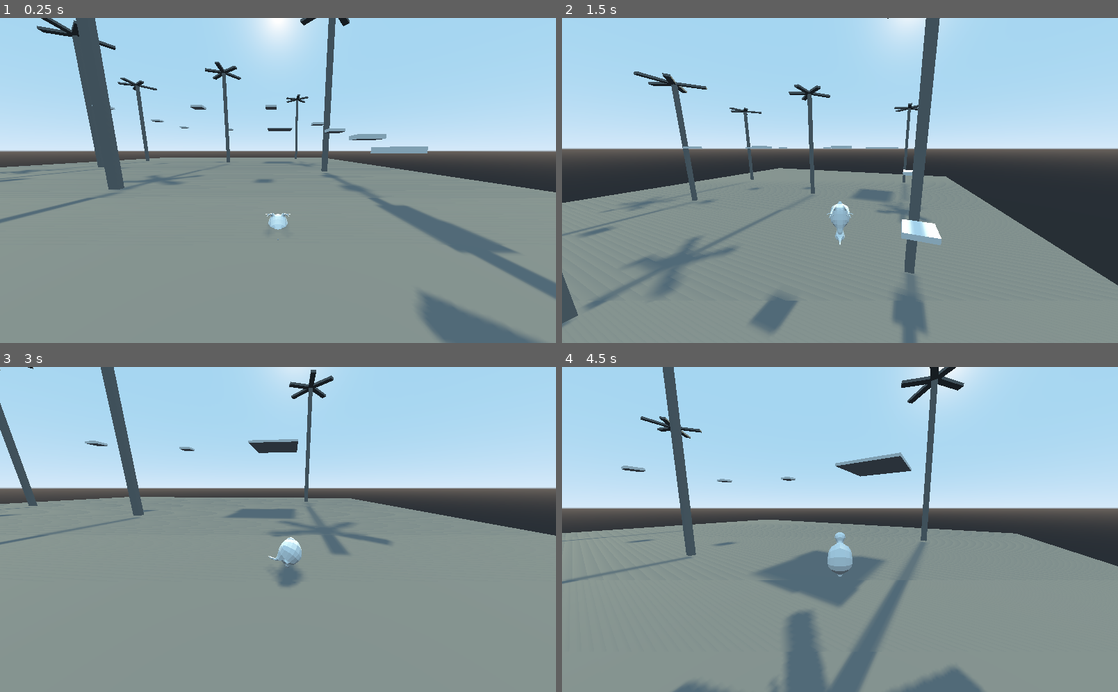
Above: before the commit, frames 1-4 (two rows, left to right).
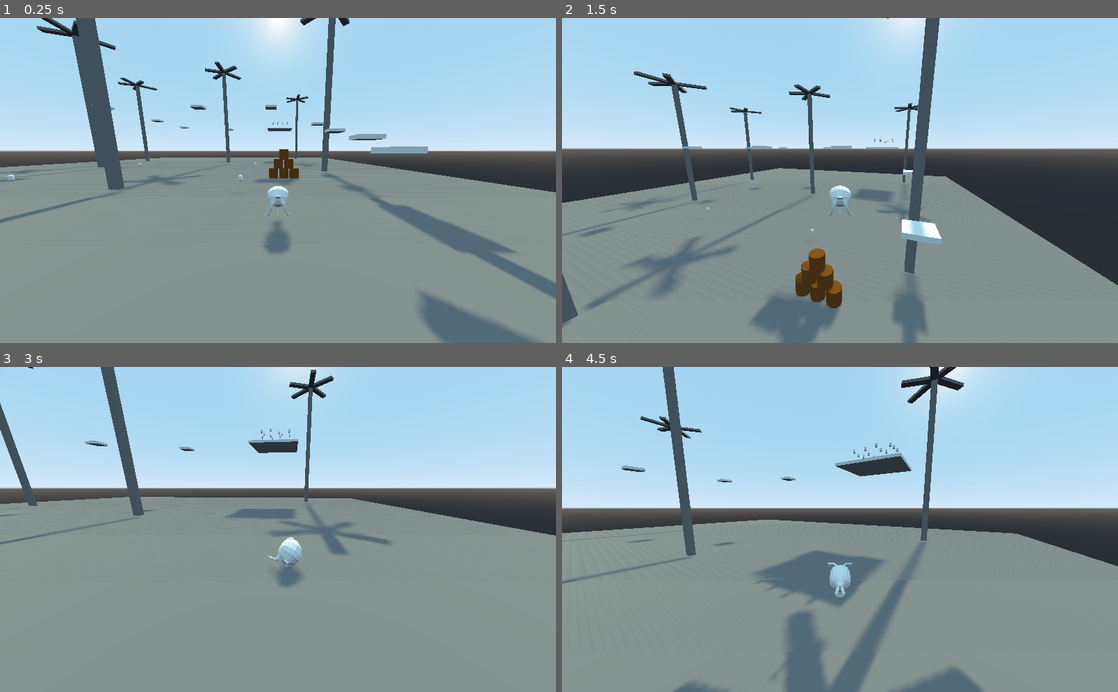
Above: after the commit, the same moments.

Repository: BrickShack-Studios/Kawaii-Kiwi
Game: Godot game, scene res://Levels/Test/Test.tscn
The game is run twice, just before and just after one commit, with the same random seed, the same clock (stepped at 60 frames per second) and the same inputs.
Inputs (mouse positions are in pixels of both pictures, inside the frame that each line leads up to):
- Up to frame 1 (0.25 s): no input
- Up to frame 2 (1.5 s): move the mouse to (867, 180) at 0.52 s; hold Shift (run) 0.53-1.28 s; hold W (moveForwards) from 0.53 s (still down); tap Space (jump) at 0.77, 0.8, 1.07, 1.35 s; move the mouse to (812, 180) at 1.27 s
- Up to frame 3 (3 s): keep holding W (moveForwards); tap Space (jump) at 1.52, 1.82, 2.3 s; tap Shift (run) at 1.55, 2.85 s; move the mouse to (289, 523) at 2.02 s; hold Shift (run) 2.03-2.78 s; move the mouse to (272, 536) at 2.77 s
- Up to frame 4 (4.5 s): keep holding W (moveForwards); tap Space (jump) at 3.02, 3.32, 3.6, 3.77, 4.07 s; move the mouse to (878, 532) at 3.52 s; move the mouse to (795, 526) at 4.27 s; tap Shift (run) at 4.35 s

The runs differ from the first frame. In frame 1, 1.0% of the frame differs, in the area x 1-54%, y 31-73%; in frame 2, 2.4%, in the area x 26-60%, y 36-100%; in frame 3, less than 0.1%; in frame 4, 0.7%.

Commit message:
Floaties/Barrels
Also repaired commit history by squashing @Saesegral's six commits into one. Player resources are still a mess until animation importing is solved.

Diff:
--- /dev/null
+++ b/game/Entities/Barrel/Barrel.gd
@@ -0,0 +1,10 @@
+extends RigidBody
+
+const ZERO := Vector3()
+
+func _integrate_forces(state : PhysicsDirectBodyState) -> void:
+	if (state.angular_velocity.length() < 5):
+		state.angular_velocity = lerp(state.angular_velocity, ZERO, 0.1)
+	if (state.angular_velocity.length() < 0.1):
+		state.angular_velocity = ZERO
+	return
--- /dev/null
+++ b/game/Entities/Barrel/Barrel.tscn
@@ -0,0 +1,25 @@
+[gd_scene load_steps=5 format=2]
+
+[ext_resource path="res://Entities/Barrel/Barrel.gd" type="Script" id=1]
+
+[sub_resource type="CylinderMesh" id=1]
+radial_segments = 10
+
+[sub_resource type="SpatialMaterial" id=2]
+albedo_color = Color( 0.529412, 0.27451, 0, 1 )
+
+[sub_resource type="CylinderShape" id=3]
+
+[node name="Barrel" type="RigidBody"]
+mass = 50.0
+gravity_scale = 5.0
+linear_damp = 0.2
+angular_damp = 0.2
+script = ExtResource( 1 )
+
+[node name="MeshInstance" type="MeshInstance" parent="."]
+mesh = SubResource( 1 )
+material/0 = SubResource( 2 )
+
+[node name="CollisionShape" type="CollisionShape" parent="."]
+shape = SubResource( 3 )
--- /dev/null
+++ b/game/Entities/Floaty/Floaty.gd
@@ -0,0 +1,16 @@
+extends KinematicBody
+
+export (float) var bobbiness : float
+export (float) var drift     : float
+
+var t  := rand_range(0, 2*PI)
+var dt := 0.02
+
+func _physics_process(delta : float) -> void:
+	translation.y += sin(t) * bobbiness
+	rotation.y += drift - (0 if rotation.y < 2 * PI else 2 * PI)
+
+	t += dt
+	if (t > 2*PI): t -= 2*PI
+
+	return
--- /dev/null
+++ b/game/Entities/Floaty/Floaty.tscn
@@ -0,0 +1,28 @@
+[gd_scene load_steps=4 format=2]
+
+[ext_resource path="res://Entities/Floaty/Floaty.gd" type="Script" id=1]
+
+[sub_resource type="CapsuleMesh" id=1]
+radius = 0.3
+mid_height = 0.4
+radial_segments = 5
+rings = 3
+
+[sub_resource type="CapsuleShape" id=2]
+radius = 0.272431
+height = 0.460446
+
+[node name="Floaty" type="KinematicBody"]
+transform = Transform( 1, 0, 0, 0, 1, 0, 0, 0, 1, 0, 0, 0 )
+script = ExtResource( 1 )
+bobbiness = 0.01
+drift = 0.05
+
+[node name="MeshInstance" type="MeshInstance" parent="."]
+transform = Transform( 1, 0, 0, 0, -4.37114e-08, 1, 0, -1, -4.37114e-08, 0, 0, 0 )
+mesh = SubResource( 1 )
+material/0 = null
+
+[node name="CollisionShape" type="CollisionShape" parent="."]
+transform = Transform( 1, 0, 0, 0, 0, 1, 0, -1, 0, 0, 0, 0 )
+shape = SubResource( 2 )
--- a/game/Entities/Player/Player.gd
+++ b/game/Entities/Player/Player.gd
@@ -49,11 +49,9 @@
 	moveVec = moveVec.rotated(Y_AXIS, rotation.y)
 
 	var runMod := 1.0
+
 	if (Input.is_action_pressed("run")):
 		runMod += speedPercent
-		playAnimation("run")
-	elif (velocity.length() > 0.11): playAnimation("walk")
-	elif (velocity.length() < 0.11): playAnimation("idle")
 
 	moveVec *= moveSpeed * runMod
 	moveVec.y = yVelocity
@@ -64,6 +62,9 @@
 	var onFloor    : bool = is_on_floor()
 
 	if (not onFloor): playAnimation("falling")
+	elif (velocity.length() > 0.11 and runMod > 1): playAnimation("run")
+	elif (velocity.length() > 0.11): playAnimation("walk")
+	elif (velocity.length() < 0.11): playAnimation("idle")
 
 	yVelocity -= gravity
 
@@ -97,6 +98,8 @@
 		animPlayback.travel(a)
 	else:
 		if (animPlayback.get_current_node() != a):
+			if (animPlayback.get_current_node() == "falling" and a != "jump"):
+					$Sounds/Landing.play()
 			animPlayback.travel(a)
 
 	return
--- a/game/Entities/Player/Player.tscn
+++ b/game/Entities/Player/Player.tscn
@@ -1,7 +1,11 @@
-[gd_scene load_steps=30 format=2]
+[gd_scene load_steps=38 format=2]
 
 [ext_resource path="res://Entities/Player/Player.gd" type="Script" id=1]
 [ext_resource path="res://Entities/Player/kawaiikiwiNOIKRIG.glb" type="PackedScene" id=2]
+[ext_resource path="res://Entities/Player/jumping_1.ogg" type="AudioStream" id=3]
+[ext_resource path="res://Entities/Player/footstep_1.ogg" type="AudioStream" id=4]
+[ext_resource path="res://Entities/Player/footstep_2.ogg" type="AudioStream" id=5]
+[ext_resource path="res://Entities/Player/landing_2.ogg" type="AudioStream" id=6]
 
 [sub_resource type="CapsuleShape" id=1]
 radius = 1.44113
@@ -16,6 +20,7 @@
 
 [sub_resource type="Animation" id=10]
 resource_name = "falling"
+length = 2.0
 loop = true
 step = 0.25
 tracks/0/type = "value"
@@ -25,7 +30,7 @@
 tracks/0/imported = false
 tracks/0/enabled = true
 tracks/0/keys = {
-"times": PoolRealArray( 0, 0.5, 1 ),
+"times": PoolRealArray( 0, 1, 2 ),
 "transitions": PoolRealArray( 1, 1, 1 ),
 "update": 0,
 "values": [ Vector3( 0, 180, 0 ), Vector3( 180, 180, 0 ), Vector3( 359.9, 180, 0 ) ]
@@ -64,6 +69,20 @@
 "update": 0,
 "values": [ Vector3( 0, 180, 0 ), Vector3( 180, 180, 0 ), Vector3( 359.9, 180, 0 ) ]
 }
+tracks/1/type = "audio"
+tracks/1/path = NodePath("Sounds/Jump")
+tracks/1/interp = 1
+tracks/1/loop_wrap = true
+tracks/1/imported = false
+tracks/1/enabled = true
+tracks/1/keys = {
+"clips": [ {
+"end_offset": 1.64612,
+"start_offset": 0.0,
+"stream": ExtResource( 3 )
+} ],
+"times": PoolRealArray( 0 )
+}
 
 [sub_resource type="Animation" id=12]
 resource_name = "run"
@@ -82,6 +101,24 @@
 "update": 0,
 "values": [ Vector3( 0, 180, 45 ), Vector3( 0, 180, -45 ), Vector3( 0, 180, 45 ) ]
 }
+tracks/1/type = "audio"
+tracks/1/path = NodePath("Sounds/Footsteps")
+tracks/1/interp = 1
+tracks/1/loop_wrap = true
+tracks/1/imported = false
+tracks/1/enabled = true
+tracks/1/keys = {
+"clips": [ {
+"end_offset": 1.67623,
+"start_offset": 0.0,
+"stream": ExtResource( 4 )
+}, {
+"end_offset": 1.70133,
+"start_offset": 0.0,
+"stream": ExtResource( 5 )
+} ],
+"times": PoolRealArray( 0, 0.25 )
+}
 
 [sub_resource type="Animation" id=9]
 resource_name = "walk"
@@ -97,6 +134,24 @@
 "transitions": PoolRealArray( 1, 1, 1 ),
 "update": 0,
 "values": [ Vector3( 0, 180, 45 ), Vector3( 0, 180, -45 ), Vector3( 0, 180, 45 ) ]
+}
+tracks/1/type = "audio"
+tracks/1/path = NodePath("Sounds/Footsteps")
+tracks/1/interp = 1
+tracks/1/loop_wrap = true
+tracks/1/imported = false
+tracks/1/enabled = true
+tracks/1/keys = {
+"clips": [ {
+"end_offset": 1.68125,
+"start_offset": 0.0,
+"stream": ExtResource( 4 )
+}, {
+"end_offset": 1.64612,
+"start_offset": 0.0,
+"stream": ExtResource( 4 )
+} ],
+"times": PoolRealArray( 0, 0.5 )
 }
 
 [sub_resource type="AnimationNodeAnimation" id=13]
@@ -140,20 +195,28 @@
 
 [sub_resource type="AnimationNodeStateMachineTransition" id=28]
 
+[sub_resource type="AnimationNodeStateMachineTransition" id=29]
+
+[sub_resource type="AnimationNodeStateMachineTransition" id=30]
+
+[sub_resource type="AnimationNodeStateMachineTransition" id=31]
+
+[sub_resource type="AnimationNodeStateMachineTransition" id=32]
+
 [sub_resource type="AnimationNodeStateMachine" id=6]
 states/falling/node = SubResource( 13 )
-states/falling/position = Vector2( 551, 50 )
+states/falling/position = Vector2( 698, 50 )
 states/idle/node = SubResource( 8 )
 states/idle/position = Vector2( 373, 50 )
 states/jump/node = SubResource( 14 )
-states/jump/position = Vector2( 551, 157 )
+states/jump/position = Vector2( 698, 243 )
 states/run/node = SubResource( 15 )
 states/run/position = Vector2( 373, 243 )
 states/walk/node = SubResource( 16 )
-states/walk/position = Vector2( 373, 157 )
-transitions = [ "idle", "walk", SubResource( 17 ), "walk", " …(340 unchanged characters)…  ), "falling", "idle", SubResource( 28 ) ]
+states/walk/position = Vector2( 373, 148 )
+transitions = [ "idle", "walk", SubResource( 17 ), "walk", " …(340 unchanged characters)…  ), "falling", "idle", SubResource( 28 ), "falling", "walk", SubResource( 29 ), "falling", "run", SubResource( 30 ), "walk", "falling", SubResource( 31 ), "run", "falling", SubResource( 32 ) ]
 start_node = "idle"
-graph_offset = Vector2( 81, 3 )
+graph_offset = Vector2( 214, 13 )
 
 [sub_resource type="AnimationNodeStateMachinePlayback" id=7]
 
@@ -182,7 +245,7 @@
 far = 500.0
 
 [node name="Scene Root" parent="." instance=ExtResource( 2 )]
-transform = Transform( -1, -1.84216e-09, -8.74034e-08, 0, 0.999778, -0.0210719, 8.74228e-08, -0.0210719, -0.999778, 0, 0, 0 )
+transform = Transform( -1, 7.6194e-09, -8.70901e-08, 0, 0.996195, 0.0871557, 8.74228e-08, 0.0871557, -0.996195, 0, 0, 0 )
 
 [node name="KiwiRig" parent="Scene Root" index="2"]
 editor/display_folded = true
@@ -199,5 +262,19 @@
 anim_player = NodePath("..")
 parameters/playback = SubResource( 7 )
 
+[node name="Sounds" type="Spatial" parent="."]
+
+[node name="Footsteps" type="AudioStreamPlayer3D" parent="Sounds"]
+stream = ExtResource( 4 )
+unit_size = 10.0
+
+[node name="Jump" type="AudioStreamPlayer3D" parent="Sounds"]
+stream = ExtResource( 3 )
+unit_size = 10.0
+
+[node name="Landing" type="AudioStreamPlayer3D" parent="Sounds"]
+stream = ExtResource( 6 )
+unit_size = 10.0
+
 
 [editable path="Scene Root"]
--- /dev/null
+++ b/game/Entities/Player/kawaiikiwi.escn
@@ -0,0 +1,4 @@
+[gd_scene load_steps=1 format=2]
+
+
+[node type="Spatial" name="Scene"]
--- a/game/Levels/Test/Test.tscn
+++ b/game/Levels/Test/Test.tscn
@@ -1,6 +1,8 @@
-[gd_scene load_steps=6 format=2]
+[gd_scene load_steps=8 format=2]
 
 [ext_resource path="res://Entities/Player/Player.tscn" type="PackedScene" id=1]
+[ext_resource path="res://Entities/Barrel/Barrel.tscn" type="PackedScene" id=2]
+[ext_resource path="res://Entities/Floaty/Floaty.tscn" type="PackedScene" id=3]
 
 [sub_resource type="SpatialMaterial" id=1]
 albedo_color = Color( 0.505882, 0.505882, 0.505882, 1 )
@@ -24,7 +26,6 @@
 transform = Transform( 1, 0, 0, 0, 1, 0, 0, 0, 1, 29.7331, 0, 60.5228 )
 
 [node name="Floor" type="MeshInstance" parent="."]
-editor/display_folded = true
 transform = Transform( 68.7508, 0, 0, 0, 1, 0, 0, 0, 72.2144, 0, -3.17479, 0 )
 mesh = SubResource( 2 )
 material/0 = null
@@ -682,3 +683,74 @@
 [node name="CollisionShape" type="CollisionShape" parent="Platforms/MeshInstance12/StaticBody"]
 transform = Transform( 1, 0, 0, 0, 1, 0, 0, 0, 1, 0, 0, 0 )
 shape = SubResource( 3 )
+
+[node name="Barrels" type="Spatial" parent="."]
+editor/display_folded = true
+
+[node name="Barrel" parent="Barrels" instance=ExtResource( 2 )]
+transform = Transform( 1, 0, 0, 0, 1, 0, 0, 0, 1, 28.7883, -1.11009, 37.5959 )
+
+[node name="Barrel2" parent="Barrels" instance=ExtResource( 2 )]
+transform = Transform( 1, 0, 0, 0, 1, 0, 0, 0, 1, 30.9437, -1.11009, 37.5959 )
+
+[node name="Barrel3" parent="Barrels" instance=ExtResource( 2 )]
+transform = Transform( 1, 0, 0, 0, 1, 0, 0, 0, 1, 33.1598, -1.11009, 37.5959 )
+
+[node name="Barrel4" parent="Barrels" instance=ExtResource( 2 )]
+transform = Transform( 1, 0, 0, 0, 1, 0, 0, 0, 1, 32.0314, 0.970001, 37.5959 )
+
+[node name="Barrel5" parent="Barrels" instance=ExtResource( 2 )]
+transform = Transform( 1, 0, 0, 0, 1, 0, 0, 0, 1, 29.7963, 0.970001, 37.5959 )
+
+[node name="Barrel6" parent="Barrels" instance=ExtResource( 2 )]
+transform = Transform( 1, 0, 0, 0, 1, 0, 0, 0, 1, 30.9889, 3.02752, 37.5959 )
+
+[node name="Floaties" type="Spatial" parent="."]
+
+[node name="Floaty" parent="Floaties" instance=ExtResource( 3 )]
+transform = Transform( 1, 0, 0, 0, 1, 0, 0, 0, 1, 24.1724, -0.251895, 48.4929 )
+
+[node name="Floaty2" parent="Floaties" instance=ExtResource( 3 )]
+transform = Transform( 1, 0, 0, 0, 1, 0, 0, 0, 1, -9.61502, -0.251895, 48.4929 )
+
+[node name="Floaty3" parent="Floaties" instance=ExtResource( 3 )]
+transform = Transform( 1, 0, 0, 0, 1, 0, 0, 0, 1, -9.61502, -0.251895, 25.7407 )
+
+[node name="Floaty4" parent="Floaties" instance=ExtResource( 3 )]
+transform = Transform( 1, 0, 0, 0, 1, 0, 0, 0, 1, 23.33, -0.251895, 25.7407 )
+
+[node name="Floaty5" parent="Floaties" instance=ExtResource( 3 )]
+transform = Transform( 1, 0, 0, 0, 1, 0, 0, 0, 1, 27.0789, 20.0426, -28.2587 )
+
+[node name="Floaty6" parent="Floaties" instance=ExtResource( 3 )]
+transform = Transform( 1, 0, 0, 0, 1, 0, 0, 0, 1, 29.774, 20.0426, -28.2587 )
+
+[node name="Floaty7" parent="Floaties" instance=ExtResource( 3 )]
+transform = Transform( 1, 0, 0, 0, 1, 0, 0, 0, 1, 32.2936, 20.0426, -28.2587 )
+
+[node name="Floaty8" parent="Floaties" instance=ExtResource( 3 )]
+transform = Transform( 1, 0, 0, 0, 1, 0, 0, 0, 1, 35.3098, 20.0426, -28.2587 )
+
+[node name="Floaty9" parent="Floaties" instance=ExtResource( 3 )]
+transform = Transform( 1, 0, 0, 0, 1, 0, 0, 0, 1, 35.3098, 20.0426, -31.3707 )
+
+[node name="Floaty10" parent="Floaties" instance=ExtResource( 3 )]
+transform = Transform( 1, 0, 0, 0, 1, 0, 0, 0, 1, 32.3865, 20.0426, -31.3707 )
+
+[node name="Floaty11" parent="Floaties" instance=ExtResource( 3 )]
+transform = Transform( 1, 0, 0, 0, 1, 0, 0, 0, 1, 29.378, 20.0426, -31.3707 )
+
+[node name="Floaty12" parent="Floaties" instance=ExtResource( 3 )]
+transform = Transform( 1, 0, 0, 0, 1, 0, 0, 0, 1, 26.7452, 20.0426, -31.3707 )
+
+[node name="Floaty13" parent="Floaties" instance=ExtResource( 3 )]
+transform = Transform( 1, 0, 0, 0, 1, 0, 0, 0, 1, 26.7452, 20.0426, -34.5934 )
+
+[node name="Floaty14" parent="Floaties" instance=ExtResource( 3 )]
+transform = Transform( 1, 0, 0, 0, 1, 0, 0, 0, 1, 29.5442, 20.0426, -34.5934 )
+
+[node name="Floaty15" parent="Floaties" instance=ExtResource( 3 )]
+transform = Transform( 1, 0, 0, 0, 1, 0, 0, 0, 1, 32.768, 20.0426, -34.5934 )
+
+[node name="Floaty16" parent="Floaties" instance=ExtResource( 3 )]
+transform = Transform( 1, 0, 0, 0, 1, 0, 0, 0, 1, 35.3152, 20.0426, -34.5934 )
Not shown, added: game/Entities/Player/footstep_1.ogg.import
Not shown, added: game/Entities/Player/footstep_2.ogg.import
Not shown, added: game/Entities/Player/jumping_1.ogg.import
Not shown, added: game/Entities/Player/kawaiikiwi.dae
Not shown, added: game/Entities/Player/kawaiikiwi.dae.import
Not shown, added: game/Entities/Player/kawaiikiwi.escn.import
Binary file added: game/Entities/Player/kawaiikiwi.glb
Not shown, added: game/Entities/Player/kawaiikiwi.glb.import
Not shown, added: game/Entities/Player/landing_1.ogg.import
Not shown, added: game/Entities/Player/landing_2.ogg.import
Not shown, added: BlenderAssets/kawaiikiwiCollada.dae
Not shown, added: game/Entities/Player/footstep_1.ogg
(and 4 more such lines)
